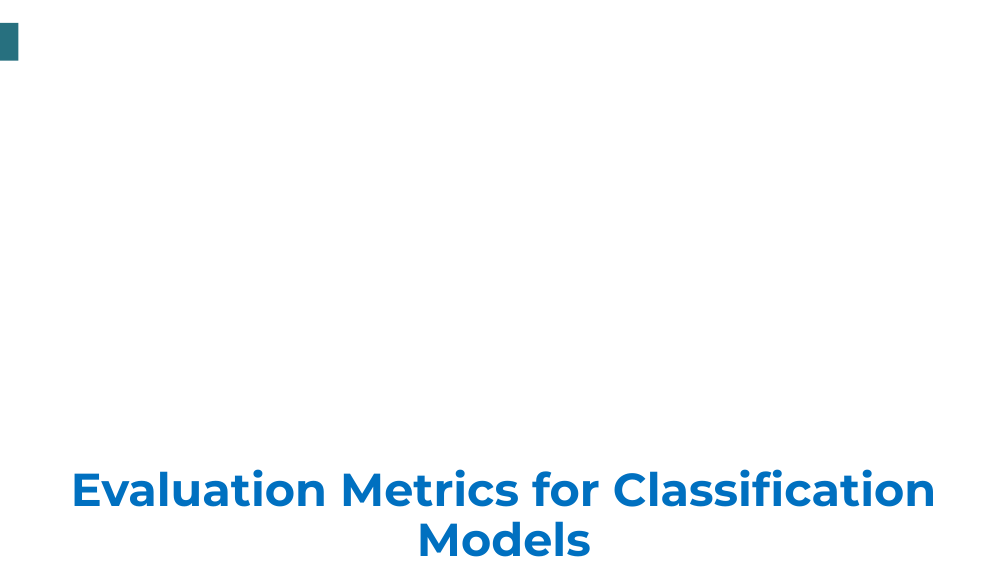
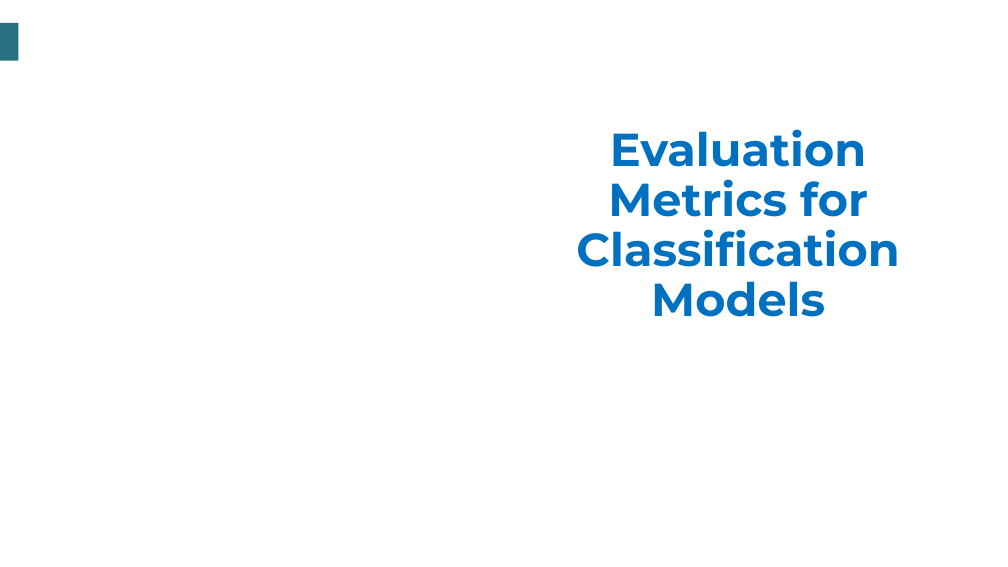
Before and after one commit to tauniversity/TAU-Data-Science-Training, a slide deck: slide 2 of Data Science resources/Introduction to Machine Learning/Slides/Slide Unit 2/3. Evaluation Metrics for Classification Models.pptx. Drawn at 1008x567 pixels with LibreOffice and Linux fonts; fonts in the diff are those of the drawing; background and template pictures are left out. Boxes give left, top, right and bottom in pixels: in the first picture for what was removed or moved away, otherwise in the second. Text is boxed around its words. In the diff, an @@ line names an element or a change of style, - is before the commit and + after.

Commit message:
Slide Unit 2: Evaluation Metrics for classification models (completed)

```diff
--- a/Data Science resources/Introduction to Machine Learning/Slides/Slide Unit 2/3. Evaluation Metrics for Classification Models.pptx
+++ b/Data Science resources/Introduction to Machine Learning/Slides/Slide Unit 2/3. Evaluation Metrics for Classification Models.pptx
@@ title "Evaluation Metrics for Classification Models" rewrapped from (71, 469, 936, 557) to (576, 129, 899, 317) @@
```
Also in this commit, not shown: 1 other slide changed.
